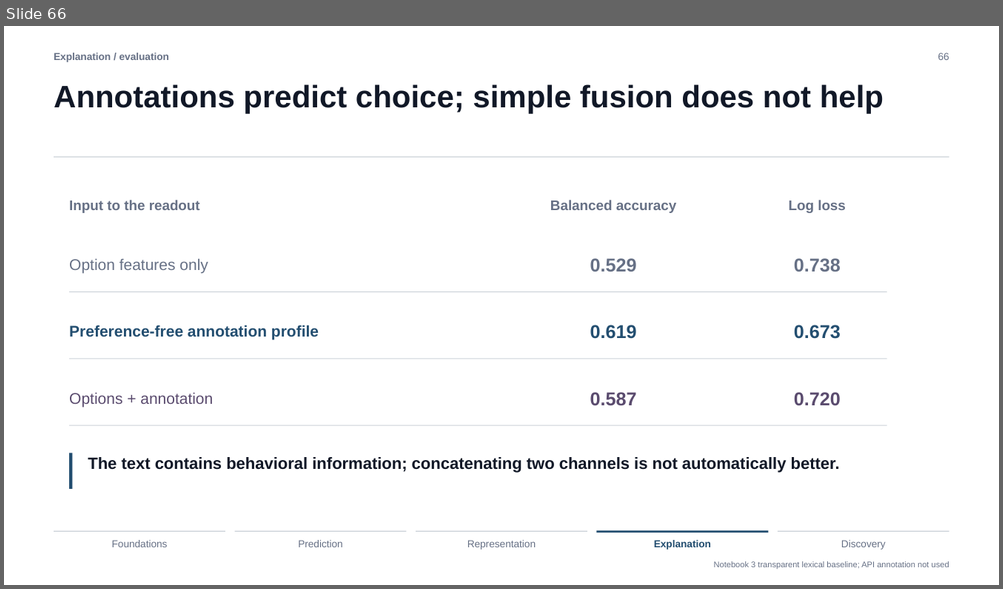
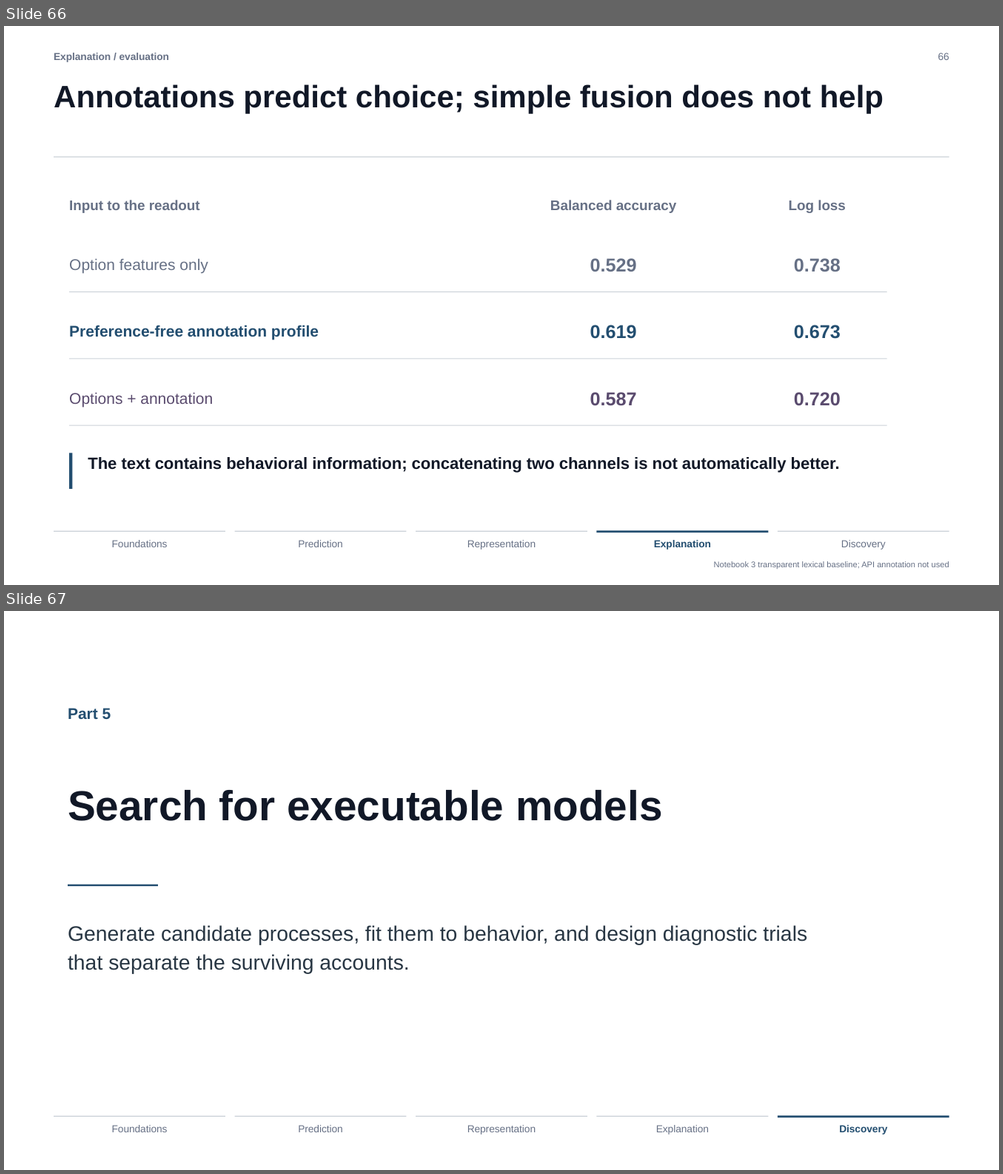
Before and after one commit to xhb120633/LLM_human_decisions, a slide deck: slides/llm_human_decisions_tutorial.pptx. Shown one above the other, each under a label of ours: slide 66 before the commit, slides 66 and 67 after it. The pictures are 1003x589 and 1003x1174 pixels, drawn with LibreOffice and Linux fonts; fonts in the diff are those of the drawing. Boxes give left, top, right and bottom in pixels: in the first picture for what was removed or moved away, otherwise in the second. Text is boxed around its words. In the diff, an @@ line names an element or a change of style, - is before the commit and + after.

Commit message:
Add model discovery section divider

```diff
--- a/slides/llm_human_decisions_tutorial.pptx
+++ b/slides/llm_human_decisions_tutorial.pptx
@@ slide 67 added at (4, 611, 999, 1170), background #FFFFFF @@
@@ text added at (68, 708, 111, 719), 15 pt, text #234E70, bold @@
+Part 5
@@ text added at (68, 790, 662, 821), 40.5 pt, text #111827, bold @@
+Search for executable models
@@ rectangle added at (68, 885, 158, 887), fill #234E70 @@
@@ text added at (68, 925, 807, 974), 20.2 pt, text #283643 @@
+Generate candidate processes, fit them to behavior, and design diagnostic trials that separate the surviving accounts.
@@ rectangle added at (54, 1116, 225, 1117), fill #CBD1D8 @@
@@ rectangle added at (235, 1116, 406, 1117), fill #CBD1D8 @@
@@ rectangle added at (416, 1116, 587, 1117), fill #CBD1D8 @@
@@ rectangle added at (597, 1116, 768, 1117), fill #CBD1D8 @@
@@ rectangle added at (778, 1116, 949, 1119), fill #234E70 @@
@@ text added at (112, 1125, 168, 1133), 9.8 pt, text #667085 @@
+Foundations
@@ text added at (298, 1125, 343, 1133), 9.8 pt, text #667085 @@
+Prediction
@@ text added at (467, 1125, 535, 1135), 9.8 pt, text #667085 @@
+Representation
@@ text added at (656, 1125, 708, 1135), 9.8 pt, text #667085 @@
+Explanation
@@ text added at (839, 1125, 887, 1135), 9.8 pt, text #234E70, bold @@
+Discovery
```
Also in this commit, not shown: 8 slides changed, 1 other file.
